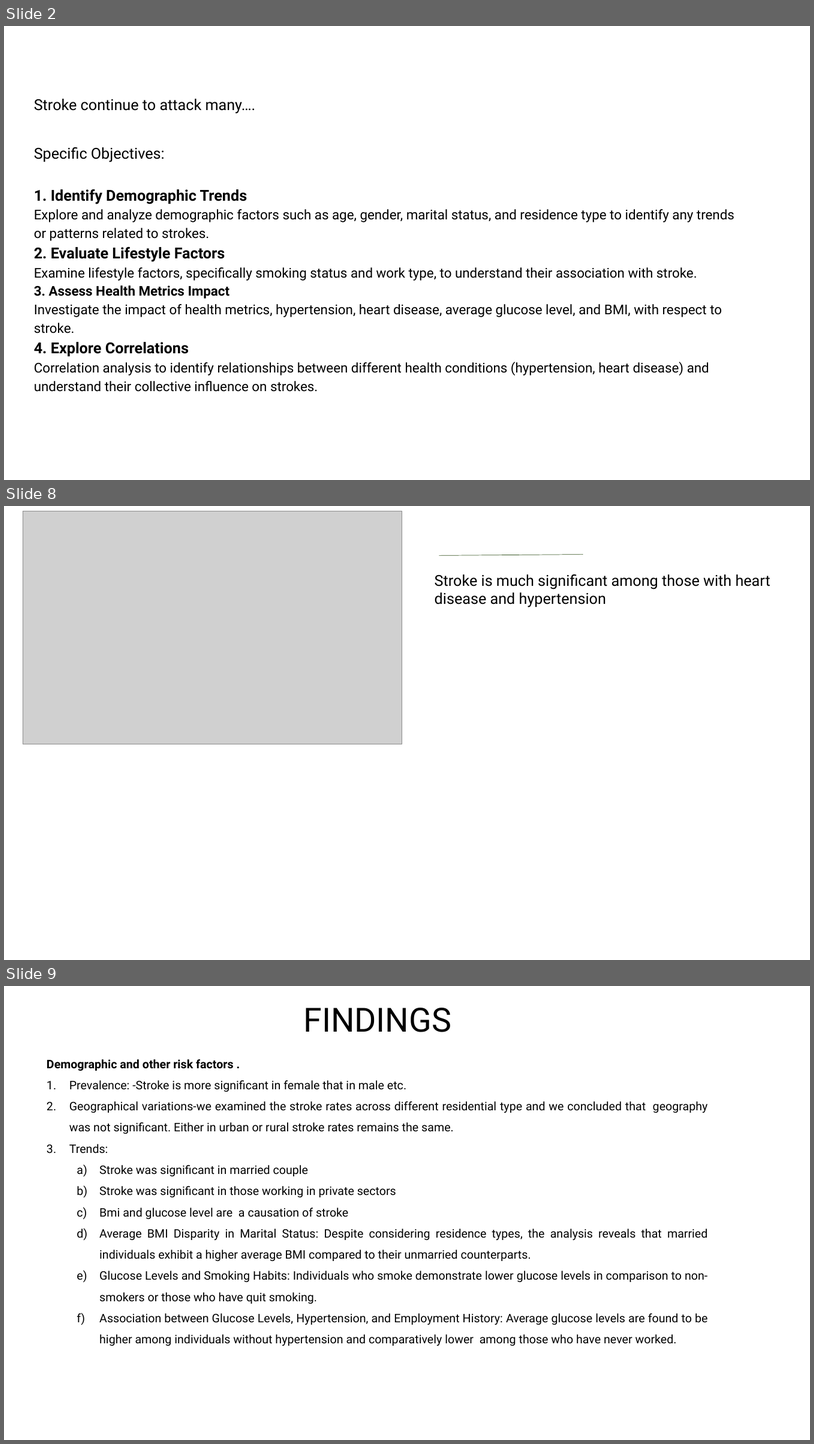
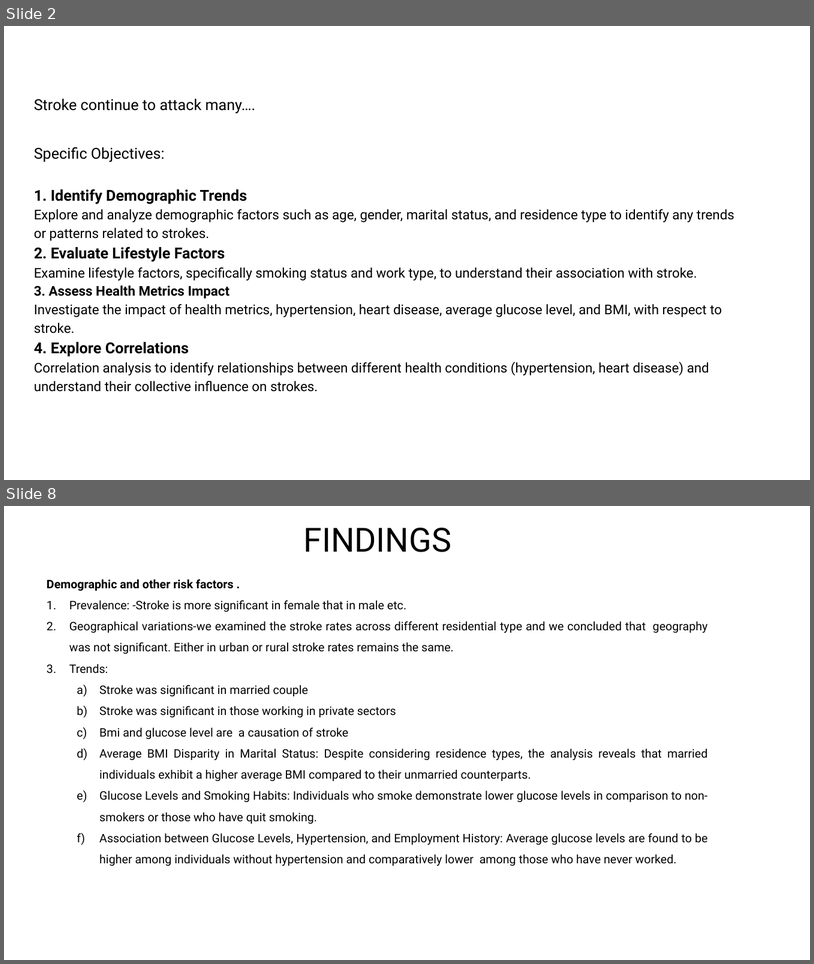
Before and after one commit to cynthiadalmas/Exploratory-data-analysis-on-stroke-dataset., a slide deck: STROKE DATA ANALYSIS.pptx. Shown one above the other, each under a label of ours: slides 2, 8 and 9 before the commit, slides 2 and 8 after it; the slides between them are not shown. The pictures are 814x1444 and 814x964 pixels, drawn with LibreOffice and Linux fonts; fonts in the diff are those of the drawing; grey boxes stand for pictures. Boxes give left, top, right and bottom in pixels: in the first picture for what was removed or moved away, otherwise in the second. Text is boxed around its words. In the diff, an @@ line names an element or a change of style, - is before the commit and + after.

```diff
--- a/STROKE DATA ANALYSIS.pptx
+++ b/STROKE DATA ANALYSIS.pptx
@@ slide 8 removed at (4,506,810,960), background #FFFFFF @@
@@ picture removed at (23,511,402,744) @@
@@ line removed from (440, 556) to (584, 555) @@
@@ text removed at (435,574,771,607) @@
-Stroke is much significant among those with heart disease and hypertension
@@ what was slide 9 is now slide 8 @@
```
Also in this commit, not shown: 5 slides changed, 1 slide added, 1 other slide removed.
